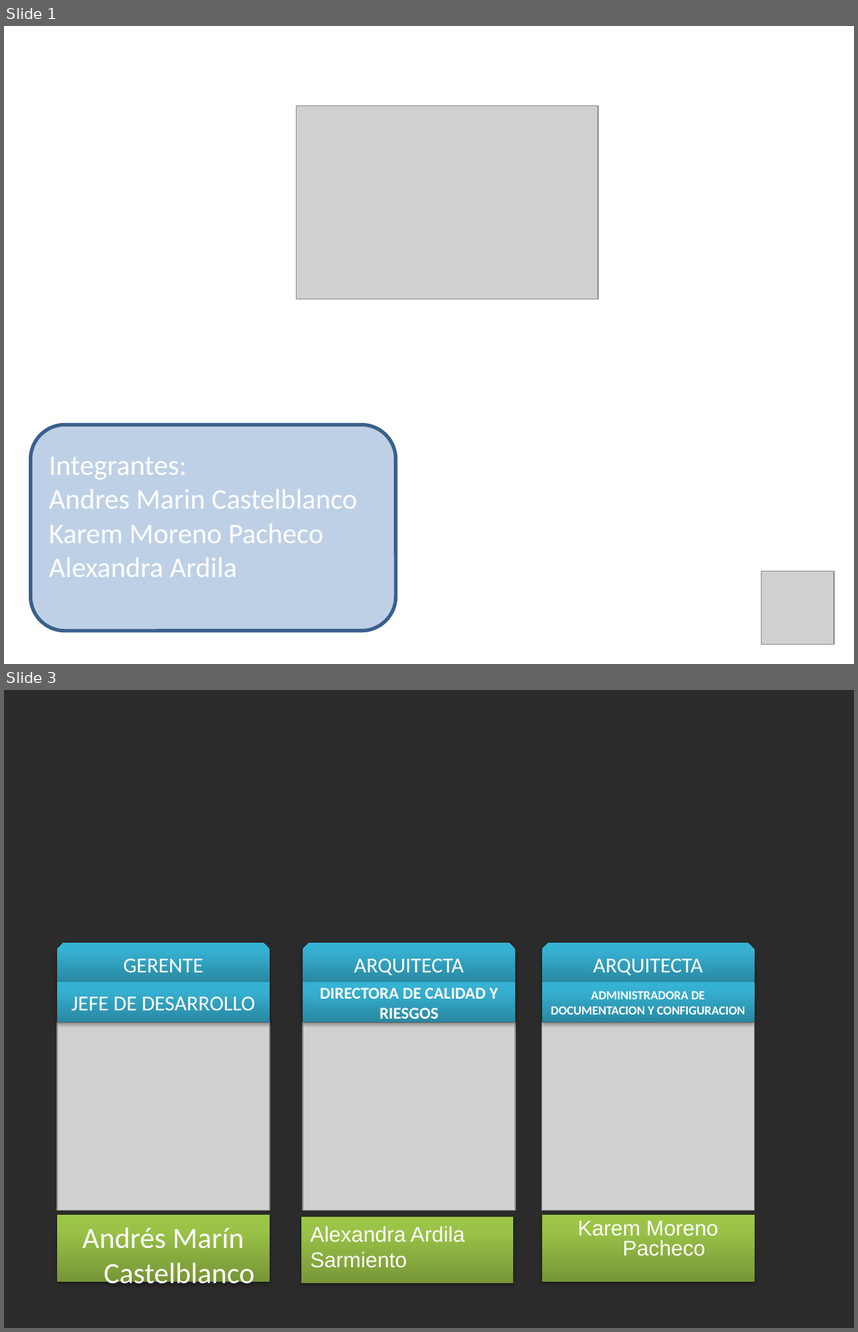
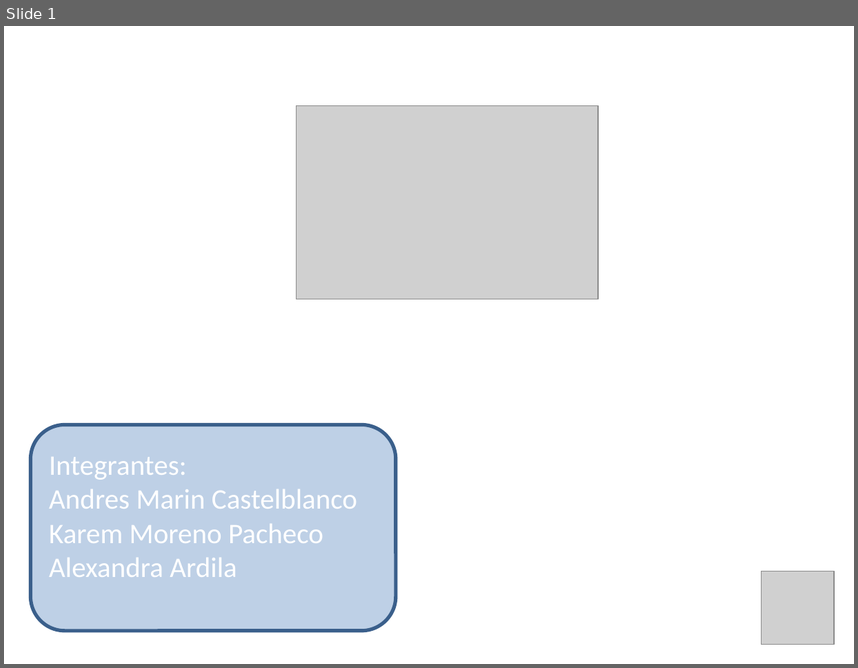
Before and after one commit to gtjemwa/ka2-proyect, a slide deck: Presentación Skysolution entrega 1.pptx. Shown one above the other, each under a label of ours: slides 1 and 3 before the commit, slide 1 after it; the slides between them are not shown. The pictures are 858x1332 and 858x668 pixels, drawn with LibreOffice and Linux fonts; fonts in the diff are those of the drawing; grey boxes stand for pictures; background and template pictures are left out; a plain dark background stands for a picture behind light text. Boxes give left, top, right and bottom in pixels: in the first picture for what was removed or moved away, otherwise in the second. Text is boxed around its words. In the diff, an @@ line names an element or a change of style, - is before the commit and + after.

```diff
--- a/Presentación Skysolution entrega 1.pptx
+++ b/Presentación Skysolution entrega 1.pptx
@@ slide 3 removed at <box>4,690,854,1328</box>, background picture (left out) @@
@@ snip same rect removed at <box>56,943,269,983</box> @@
-GERENTE
@@ snip same rect removed at <box>303,943,516,983</box> @@
-ARQUITECTA
@@ snip same rect removed at <box>542,943,755,983</box> @@
-ARQUITECTA
@@ rectangle removed at <box>56,983,269,1023</box> @@
-JEFE DE DESARROLLO
@@ rectangle removed at <box>303,983,516,1023</box> @@
-DIRECTORA DE CALIDAD Y RIESGOS
@@ rectangle removed at <box>542,983,755,1023</box> @@
-ADMINISTRADORA DE DOCUMENTACION Y CONFIGURACION
@@ picture removed at <box>56,1023,269,1210</box> @@
@@ picture removed at <box>303,1023,516,1210</box> @@
@@ picture removed at <box>542,1023,755,1210</box> @@
@@ text removed at <box>83,1227,254,1291</box> @@
-Andrés Marín Castelblanco
@@ rectangle removed at <box>301,1216,513,1283</box> @@
@@ text removed at <box>310,1225,465,1268</box> @@
-Alexandra Ardila Sarmiento
@@ rectangle removed at <box>542,1214,755,1281</box> @@
-Karem Moreno Pacheco
```
Also in this commit, not shown: 2 slides changed, 11 slides added, 5 other slides removed, 3 other files.
